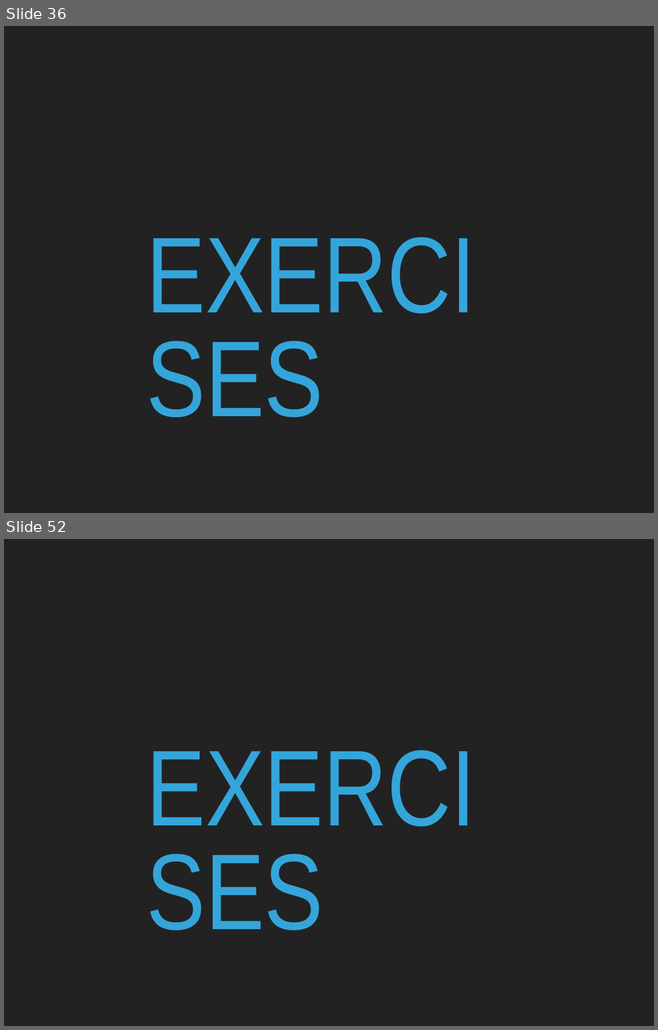
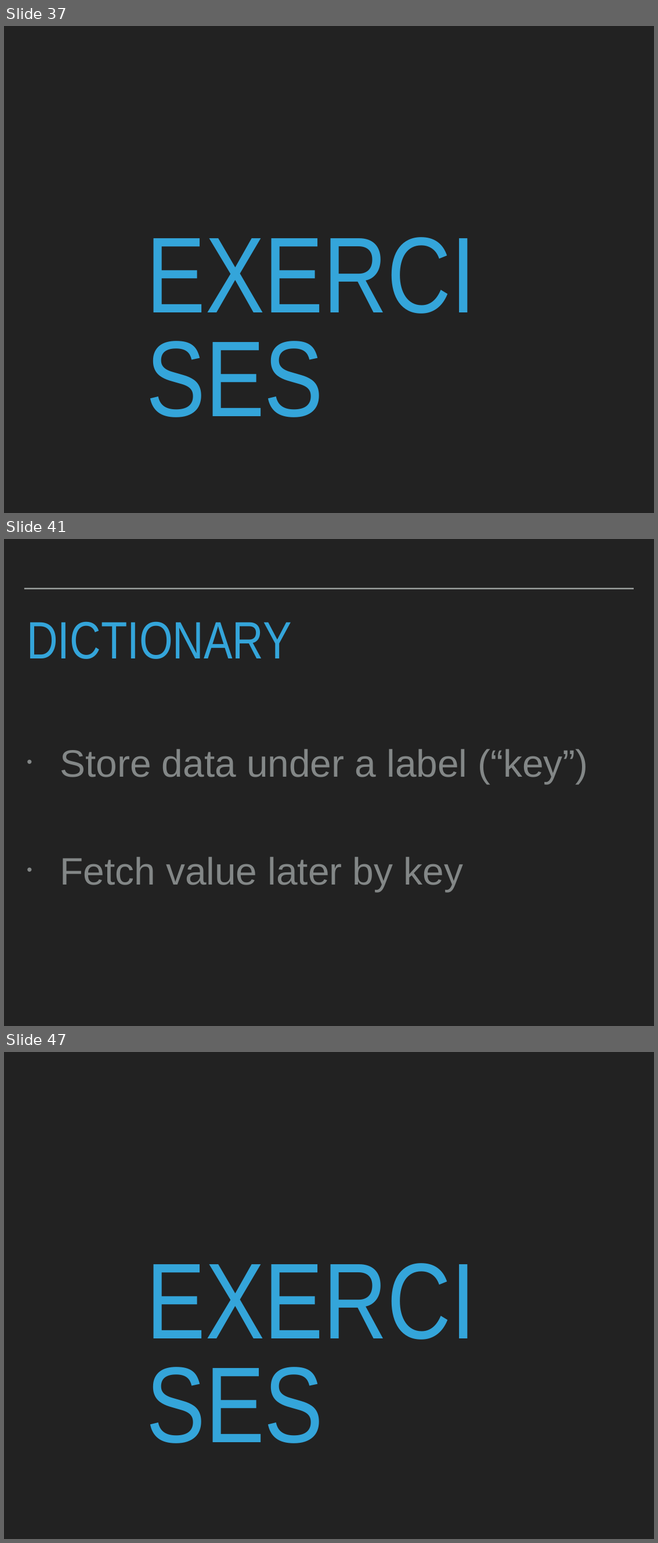
Before and after one commit to robcarrington/PythonInADay, a slide deck: Session2_Slides.pptx. Shown one above the other, each under a label of ours: slides 36 and 52 before the commit, slides 37, 41 and 47 after it; the slides between them are not shown. The pictures are 658x1030 and 658x1543 pixels, drawn with LibreOffice and Linux fonts; fonts in the diff are those of the drawing. Boxes give left, top, right and bottom in pixels: in the first picture for what was removed or moved away, otherwise in the second. Text is boxed around its words. In the diff, an @@ line names an element or a change of style, - is before the commit and + after.

```diff
--- a/Session2_Slides.pptx
+++ b/Session2_Slides.pptx
@@ slide 41 added at [4, 539, 654, 1026], background #222222 @@
@@ line added from (24, 589) to (633, 589), #A6AAA9 2 pt @@
@@ title added at [27, 622, 291, 659], 82.8 pt, text #34A5DA @@
+DICTIONARY
@@ text added at [60, 749, 588, 892], 60.2 pt, text #838787 @@
+• Store data under a label (“key”)
+• Fetch value later by key
@@ what was slide 36 is now slide 37 @@
@@ what was slide 52 is now slide 47 @@
```
Also in this commit, not shown: 22 other slides added, 56 slides removed, 2 other files.
